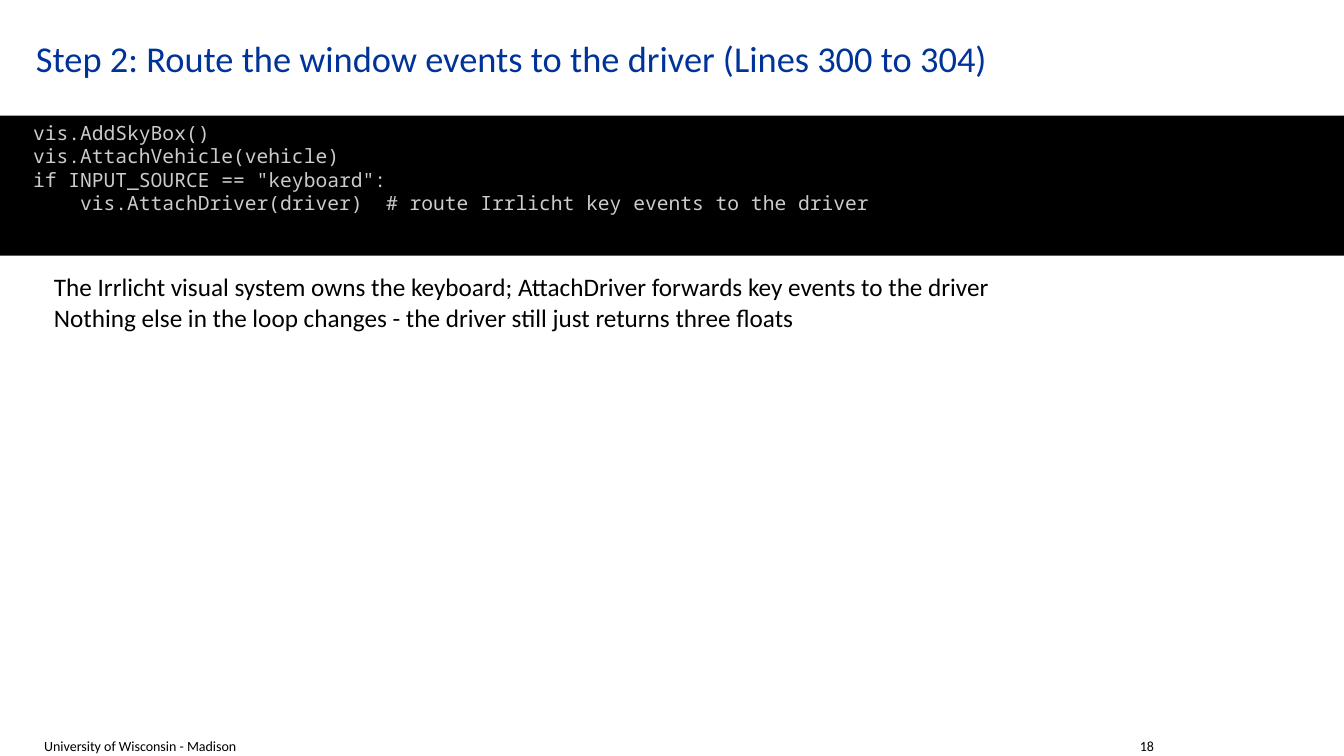
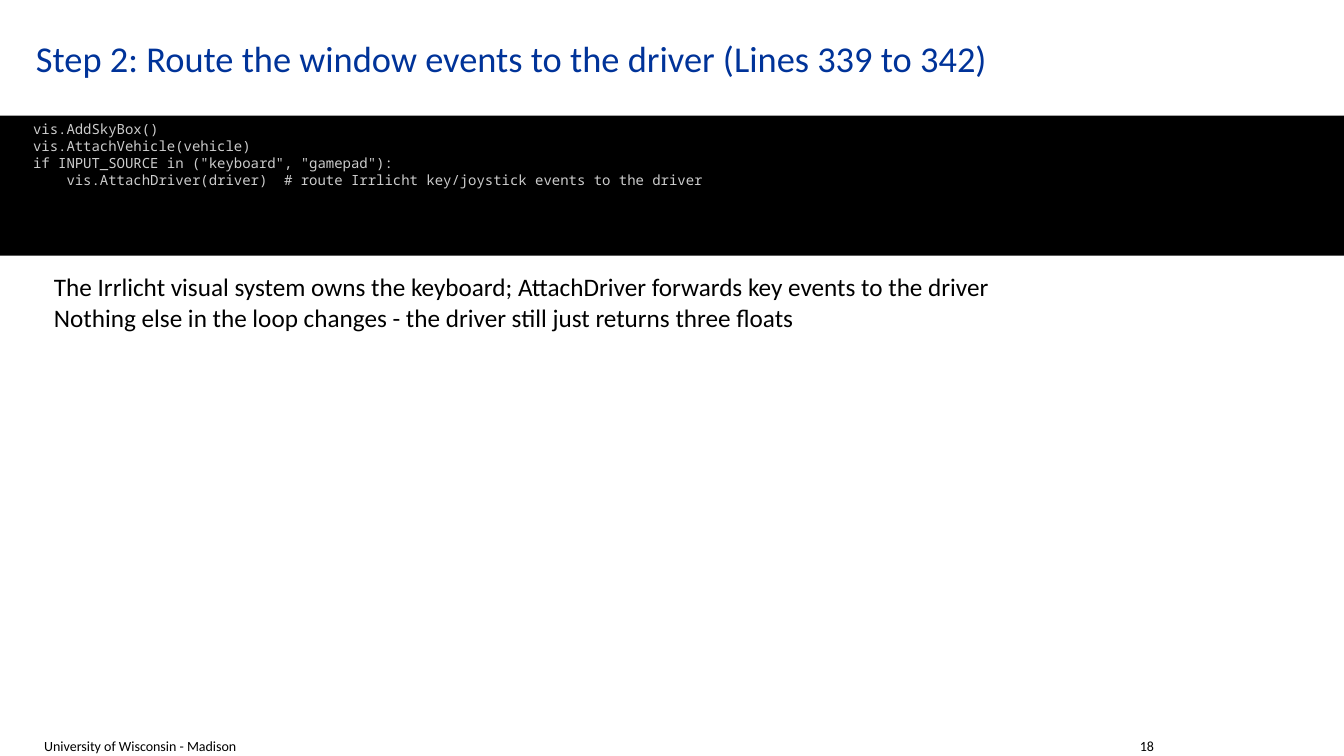
Before and after one commit to ksha23/chrono-hil-tutorial, a slide deck: slide 18 of tutorial_HIL_driver.pptx. Drawn at 1344x756 pixels with LibreOffice and Linux fonts; fonts in the diff are those of the drawing; background and template pictures are left out. Boxes give left, top, right and bottom in pixels: in the first picture for what was removed or moved away, otherwise in the second. Text is boxed around its words. In the diff, an @@ line names an element or a change of style, - is before the commit and + after.

```diff
--- a/tutorial_HIL_driver.pptx
+++ b/tutorial_HIL_driver.pptx
@@ title at box(36, 45, 986, 78): text changed @@
-Step 2: Route the window events to the driver (Lines 300 to 304)
+Step 2: Route the window events to the driver (Lines 339 to 342)
@@ text in rectangle at box(33, 123, 251, 154): size 14 to 10 pt in "vis.AddSkyBox()", "vis.AttachVehicle(vehicle)" @@
@@ text in rectangle at box(33, 157, 702, 189): text changed; size 14 to 10 pt @@
-if INPUT_SOURCE == "keyboard":
-vis.AttachDriver(driver) # route Irrlicht key events to the driver
+if INPUT_SOURCE in ("keyboard", "gamepad"):
+vis.AttachDriver(driver) # route Irrlicht key/joystick events to the driver
```
Also in this commit, not shown: 1 other slide changed.
